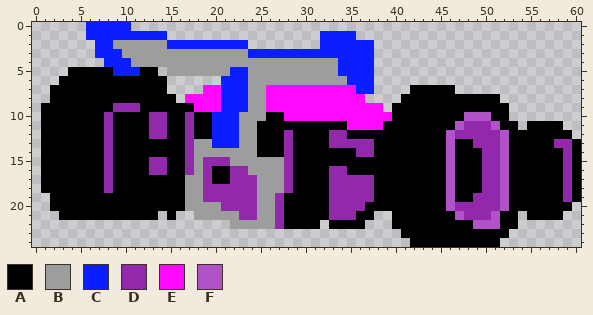
One commit to this pixel-art sprite: sprites/coches/Crash/crash1.png. Above: the version before the commit.
The file is 61x25 pixels.
Palette (. is transparent): A #000000  B #9d9d9d  C #0a1eff  D #9229ac  E #ff0aff  F #b152c9
Pixels before, first column x 1:
 0 .....CCCCC..................................................
 1 .....CCCCCCCCC.................CCCC.........................
 2 ......CCBBBBBBCCCCCCCCC........CCCCCC.......................
 3 ......CCCBBBBBBBBBBBBBBCCCCCCCCCCCCCC.......................
 4 .......CCCBBBBBBBBBBBBBBBBBBBBBBBCCCC.......................
 5 ...AAAAACCCAA.BBBBBBBCCBBBBBBBBBBCCCC.......................
 6 ..AAAAAAAAAAAA......CCCBBBBBBBBBBBCCC.......................
 7 .AAAAAAAAAAAAA....EECCCBBEEEEEEEEEECC....AAAAA..............
 8 .AAAAAAAAAAAAAA.EEEECCCBBEEEEEEEEEEE....AAAAAAAAAAA.........
 9 AAAAAAAADDDAAAAAAEEECCCBBEEEEEEEEEEEEE.AAAAAAAAAAAAA........
10 AAAAAAADAAAADDAADAACCCBBBAAEEEEEEEEEEEEAAAAAAAAFFFAA........
11 AAAAAAADAAAADDAADAACCCBBAAAAAAAAAAEEEEAAAAAAAAFDDDFAA.AAAA..
12 AAAAAAADAAAADDAADAACCCBBAAADAAAADDAAAAAAAAAAAFDDDDDFAAAAAAA.
13 AAAAAAADAAAAAAAADBBCCCBBAAADAAAADDDDDAAAAAAAAFAADDDFAAAAADDA
14 AAAAAAADAAAAAAAADBBBBBBBAAADAAAAAAADDAAAAAAAAFAAADDFAAAAAADA
15 AAAAAAADAAAADDAADBDDDBBBBBBDAAAAAAAAAAAAAAAAAFAAADDFAAAAAADA
16 AAAAAAADAAAADDAADBDAADDBBBBDAAAADDAAAAAAAAAAAFAAADDFAAAAAADA
17 AAAAAAADAAAAAAAABBDAADDDBBBDAAAADDDDDAAAAAAAAFAAADDFAAAAAADA
18 AAAAAAADAAAAAAAABBDDDDDDBBBDAAAADDDDDAAAAAAAAFAAADDFAAAAAADA
19 .AAAAAAAAAAAAAAABBDDDDDDBBDAAAAADDDDDAAAAAAAAFAADDDFAAAAAADA
20 .AAAAAAAAAAAAAAABBBBDDDDBBDAAAAADDDDAAAAAAAAAFDDDDDFAAAAAAA.
21 ..AAAAAAAAAAA.A..BBBBBDDBBDAAAAADDDAA..AAAAAAAFDDDFAA.AAAA..
22 .....................BBBBBDAAAA.AAAA...AAAAAAAAAFFFAA.......
23 ........................................AAAAAAAAAAAA........
24 .........................................AAAAAAAAAA.........
Once edited:
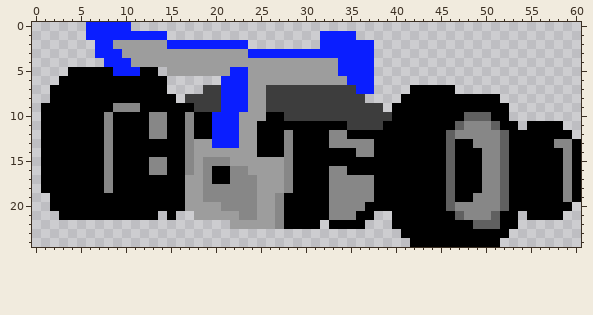
From old to new:
colour D: #9229ac -> #878787
colour E: #ff0aff -> #3d3d3d
colour F: #b152c9 -> #606060
Changed places in both pictures, as pixel boxes (x1, y1, x2, y2):
changed: (104, 85, 392, 229)
changed: (446, 112, 509, 229)
changed: (554, 139, 572, 202)
